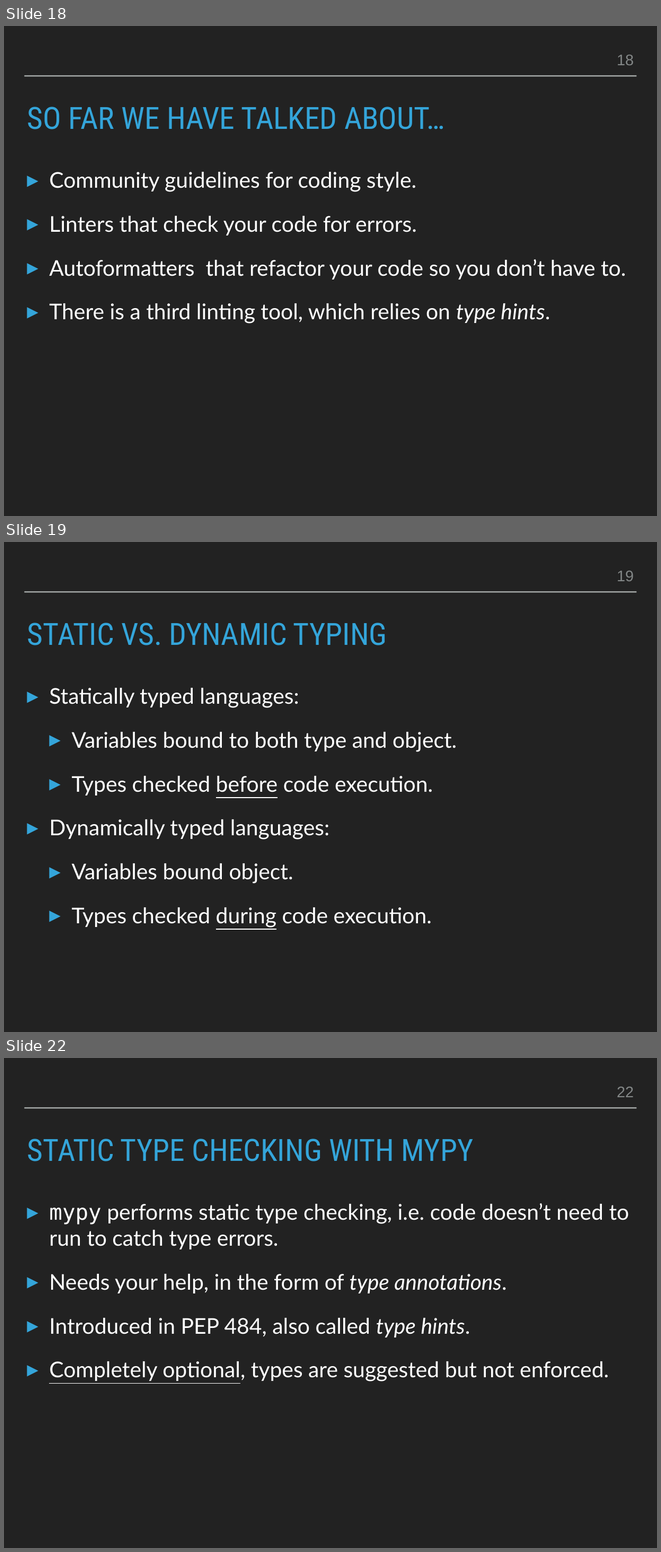
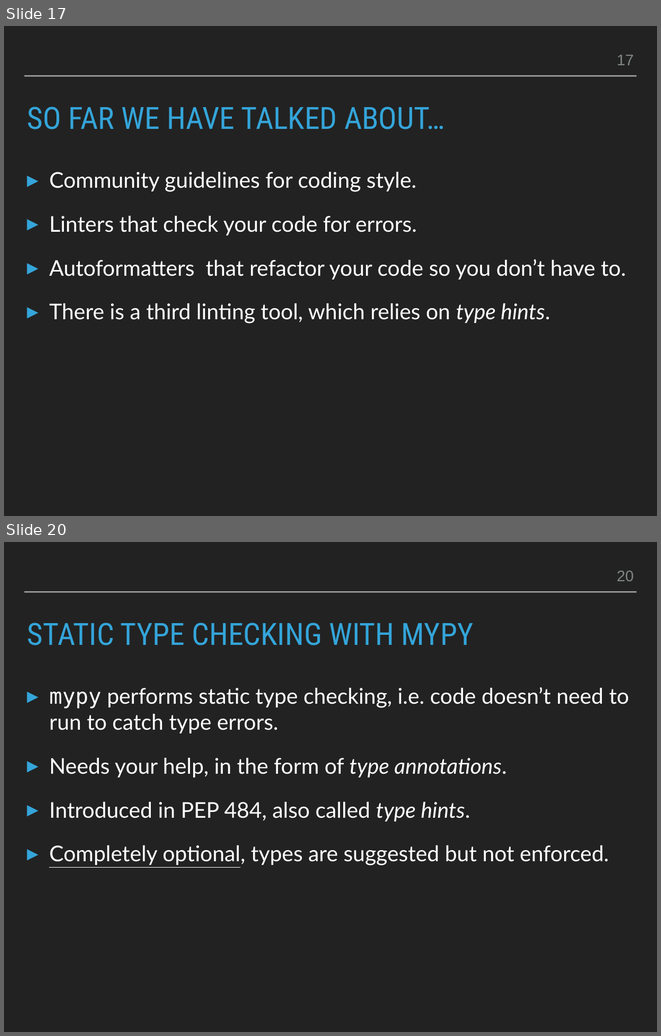
Before and after one commit to smu095/presentations, a slide deck: python101/slides/python101.pptx. Shown one above the other, each under a label of ours: slides 18, 19 and 22 before the commit, slides 17 and 20 after it; the slides between them are not shown. The pictures are 661x1552 and 661x1036 pixels, drawn with LibreOffice and Linux fonts; fonts in the diff are those of the drawing. Boxes give left, top, right and bottom in pixels: in the first picture for what was removed or moved away, otherwise in the second. Text is boxed around its words. In the diff, an @@ line names an element or a change of style, - is before the commit and + after.

```diff
--- a/python101/slides/python101.pptx
+++ b/python101/slides/python101.pptx
@@ slide 19 removed at [4,542,657,1032], background #222222; not listed: 1 template element that a slide beside it also shows @@
@@ page number removed at [617,571,634,581] @@
-19
@@ title removed at [27,623,387,645] @@
-STATIC VS. DYNAMIC TYPING
@@ text removed at [49,688,457,927] @@
-▸ Statically typed languages:
-  ▸ Variables bound to both type and object.
-  ▸ Types checked before code execution.
-▸ Dynamically typed languages:
-  ▸ Variables bound object.
-  ▸ Types checked during code execution.
@@ what was slide 18 is now slide 17 @@
@@ page number at [617,55,634,65]: text changed @@
-18
+17
@@ what was slide 22 is now slide 20 @@
@@ page number at [617,571,634,581]: text changed @@
-22
+20
```
Also in this commit, not shown: 8 slides changed, 2 slides added, 2 other slides removed, 1 other file.
